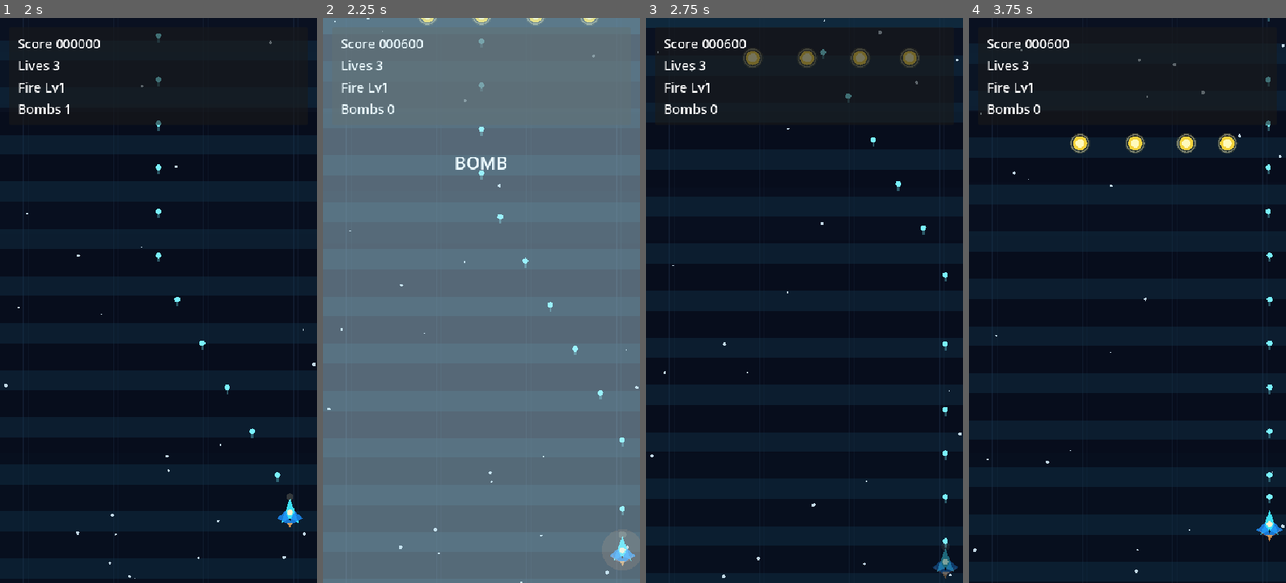
Above: before the commit, frames 1-4 (left to right).
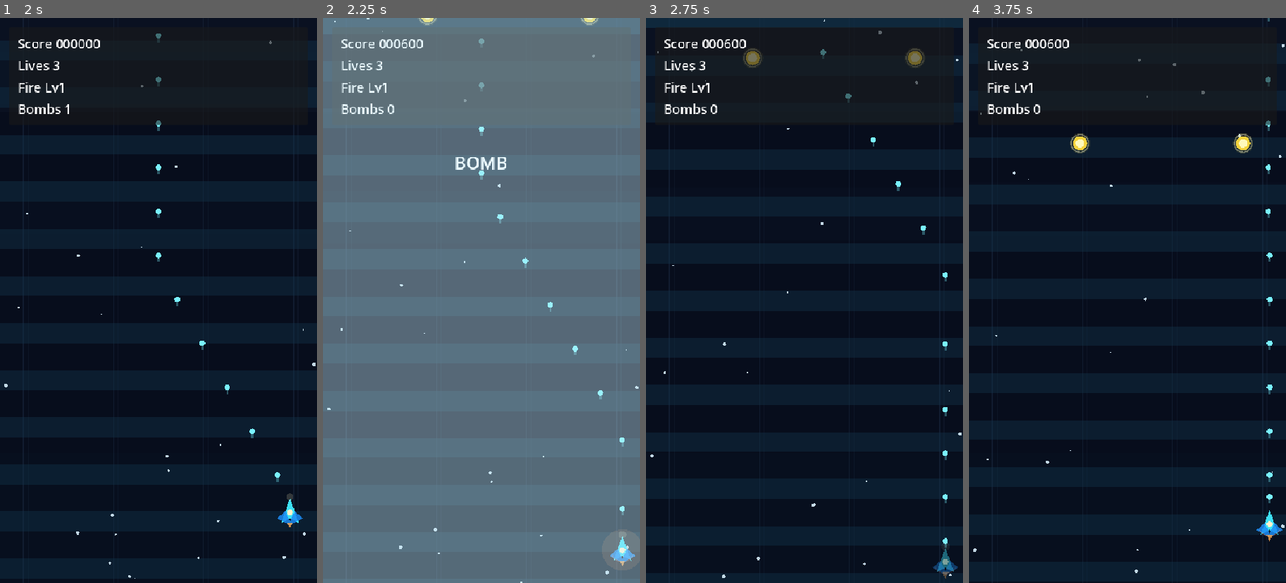
Above: after the commit, the same moments.

Repository: Drew-Z/raiden-prototype
Game: Godot game, scene res://scenes/ui/MainMenu.tscn
The game is run twice, just before and just after one commit, with the same random seed, the same clock (stepped at 60 frames per second) and the same inputs.
Inputs (mouse positions are in pixels of both pictures, inside the frame that each line leads up to):
- Up to frame 1 (2 s): click "Start Game" at 0.5 s; tap Enter (ui_accept) at 1.25, 1.52 s; move the mouse to (228, 272) at 1.27 s; hold Right (move_right) from 1.28 s (still down); tap Space (bomb) at 1.35 s; click (228, 272) at 1.42 s
- Up to frame 2 (2.25 s): move the mouse to (418, 328) at 2.02 s; release Right (move_right) at 2.03 s; hold Down (move_down) from 2.03 s (still down); tap Shift at 2.1 s; click (418, 328) at 2.17 s
- Up to frame 3 (2.75 s): keep holding Down (move_down); tap Enter (ui_accept) at 2.27 s
- Up to frame 4 (3.75 s): move the mouse to (1159, 176) at 2.77 s; release Down (move_down) at 2.78 s; hold Right (move_right) 2.78-3.53 s; tap X at 2.85 s; click (1159, 176) at 2.92 s; move the mouse to (1111, 413) at 3.52 s; hold Up (move_up) from 3.53 s (still down); tap P at 3.6 s; click (1111, 413) at 3.67 s

Frame 1 is identical in both runs. In frame 2, less than 0.1% of the frame differs, in the area x 47-87%, y 0-2%; in frame 3, 0.4%; in frame 4, 0.7%, in the area x 49-90%, y 20-24%.

Commit message:
feat: polish action buttons and tighten resource pacing

Diff:
--- a/scripts/game/game.gd
+++ b/scripts/game/game.gd
@@ -270,7 +270,7 @@
 	if chance <= 0.0:
 		return false
 
-	var guaranteed: bool = drop_fail_streak >= 4 or (RunState.current_run.upgrades_collected == 0 and RunState.current_run.enemies_destroyed >= 3)
+	var guaranteed: bool = drop_fail_streak >= 6 or (RunState.current_run.upgrades_collected == 0 and RunState.current_run.enemies_destroyed >= 5)
 	if guaranteed or randf() <= chance:
 		drop_fail_streak = 0
 		return true
--- a/scripts/game/game_stage2.gd
+++ b/scripts/game/game_stage2.gd
@@ -748,7 +748,7 @@
 	if chance <= 0.0:
 		return false
 
-	var guaranteed: bool = drop_fail_streak >= 6 or (RunState.current_run.upgrades_collected == 0 and RunState.current_run.enemies_destroyed >= 8)
+	var guaranteed: bool = drop_fail_streak >= 9 or (RunState.current_run.upgrades_collected == 0 and RunState.current_run.enemies_destroyed >= 12)
 	if guaranteed or randf() <= chance:
 		drop_fail_streak = 0
 		return true
--- a/scripts/game/sfx_controller.gd
+++ b/scripts/game/sfx_controller.gd
@@ -54,11 +54,11 @@
 func _get_cooldown(event_name: String) -> float:
 	match event_name:
 		"player_shot":
-			return 0.09
-		"enemy_hit":
-			return 0.055
-		"enemy_destroy":
-			return 0.04
+			return 0.1
+		"enemy_hit":
+			return 0.06
+		"enemy_destroy":
+			return 0.05
 		_:
 			return 0.0
 
@@ -66,11 +66,11 @@
 func _get_volume_db(event_name: String) -> float:
 	match event_name:
 		"player_shot":
-			return -12.0
-		"enemy_hit":
-			return -13.0
-		"enemy_destroy":
-			return -9.5
+			return -13.5
+		"enemy_hit":
+			return -14.0
+		"enemy_destroy":
+			return -10.5
 		"boss_hit":
 			return -6.5
 		"power_up":
@@ -90,11 +90,11 @@
 func _get_pitch_scale(event_name: String) -> float:
 	match event_name:
 		"player_shot":
-			return randf_range(0.94, 0.99)
-		"enemy_hit":
+			return randf_range(0.92, 0.97)
+		"enemy_hit":
+			return randf_range(0.9, 0.96)
+		"enemy_destroy":
 			return randf_range(0.92, 0.98)
-		"enemy_destroy":
-			return randf_range(0.94, 1.0)
 		_:
 			return 1.0
 
@@ -107,19 +107,19 @@
 	match event_name:
 		"player_shot":
 			segments = [
-				{"freq": 520.0, "duration": 0.016, "volume": 0.075, "wave": "triangle"},
-				{"freq": 390.0, "duration": 0.026, "volume": 0.045, "wave": "sine"}
-			]
-		"enemy_hit":
-			segments = [
-				{"freq": 180.0, "duration": 0.02, "volume": 0.055, "wave": "triangle"},
-				{"freq": 240.0, "duration": 0.02, "volume": 0.03, "wave": "sine"}
-			]
-		"enemy_destroy":
-			segments = [
-				{"freq": 170.0, "duration": 0.034, "volume": 0.1, "wave": "triangle"},
-				{"freq": 120.0, "duration": 0.06, "volume": 0.075, "wave": "sine"},
-				{"freq": 260.0, "duration": 0.016, "volume": 0.02, "wave": "noise"}
+				{"freq": 460.0, "duration": 0.014, "volume": 0.06, "wave": "triangle"},
+				{"freq": 320.0, "duration": 0.024, "volume": 0.032, "wave": "sine"}
+			]
+		"enemy_hit":
+			segments = [
+				{"freq": 150.0, "duration": 0.018, "volume": 0.045, "wave": "triangle"},
+				{"freq": 210.0, "duration": 0.018, "volume": 0.024, "wave": "sine"}
+			]
+		"enemy_destroy":
+			segments = [
+				{"freq": 150.0, "duration": 0.032, "volume": 0.08, "wave": "triangle"},
+				{"freq": 110.0, "duration": 0.055, "volume": 0.06, "wave": "sine"},
+				{"freq": 220.0, "duration": 0.014, "volume": 0.014, "wave": "noise"}
 			]
 		"boss_hit":
 			segments = [
--- a/scripts/ui/chapter_briefing.gd
+++ b/scripts/ui/chapter_briefing.gd
@@ -1,4 +1,6 @@
 extends Control
+
+const UiButtonStyle := preload("res://scripts/ui/ui_button_style.gd")
 
 var reveal_nodes: Array[CanvasItem] = []
 var top_bar: ColorRect
@@ -203,6 +205,7 @@
 	deploy_button.text = _t("出击", "Deploy")
 	deploy_button.custom_minimum_size = Vector2(0, 54)
 	deploy_button.size_flags_horizontal = Control.SIZE_EXPAND_FILL
+	UiButtonStyle.apply(deploy_button, Color(0.58, 0.88, 1.0), true)
 	deploy_button.pressed.connect(func() -> void:
 		RunState.start_next_chapter_stage()
 	)
@@ -212,6 +215,7 @@
 	menu_button.text = _t("主菜单", "Main Menu")
 	menu_button.custom_minimum_size = Vector2(0, 48)
 	menu_button.size_flags_horizontal = Control.SIZE_EXPAND_FILL
+	UiButtonStyle.apply(menu_button, Color(0.42, 0.56, 0.8), false)
 	menu_button.pressed.connect(func() -> void:
 		RunState.go_to_menu()
 	)
--- a/scripts/ui/chapter_ending.gd
+++ b/scripts/ui/chapter_ending.gd
@@ -1,6 +1,7 @@
 extends Control
 
 const BgmControllerScript := preload("res://scripts/game/bgm_controller.gd")
+const UiButtonStyle := preload("res://scripts/ui/ui_button_style.gd")
 
 var reveal_nodes: Array[CanvasItem] = []
 var top_bar: ColorRect
@@ -324,6 +325,7 @@
 	debrief_button.text = _t("总结", "Debrief")
 	debrief_button.custom_minimum_size = Vector2(0, 52)
 	debrief_button.size_flags_horizontal = Control.SIZE_EXPAND_FILL
+	UiButtonStyle.apply(debrief_button, accent_color, true)
 	debrief_button.pressed.connect(func() -> void:
 		RunState.show_chapter_outro()
 	)
@@ -333,6 +335,7 @@
 	retry_button.text = _t("重开章节", "Retry Chapter")
 	retry_button.custom_minimum_size = Vector2(0, 52)
 	retry_button.size_flags_horizontal = Control.SIZE_EXPAND_FILL
+	UiButtonStyle.apply(retry_button, Color(0.92, 0.62, 0.34), false)
 	retry_button.pressed.connect(func() -> void:
 		RunState.start_chapter()
 	)
--- a/scripts/ui/chapter_outro.gd
+++ b/scripts/ui/chapter_outro.gd
@@ -1,4 +1,6 @@
 extends Control
+
+const UiButtonStyle := preload("res://scripts/ui/ui_button_style.gd")
 
 var reveal_nodes: Array[CanvasItem] = []
 var top_bar: ColorRect
@@ -203,6 +205,7 @@
 	retry_button.text = _t("重开章节", "Retry Chapter")
 	retry_button.custom_minimum_size = Vector2(0, 52)
 	retry_button.size_flags_horizontal = Control.SIZE_EXPAND_FILL
+	UiButtonStyle.apply(retry_button, Color(0.92, 0.66, 0.34), false)
 	retry_button.pressed.connect(func() -> void:
 		RunState.start_chapter()
 	)
@@ -212,6 +215,7 @@
 	menu_button.text = _t("主菜单", "Main Menu")
 	menu_button.custom_minimum_size = Vector2(0, 48)
 	menu_button.size_flags_horizontal = Control.SIZE_EXPAND_FILL
+	UiButtonStyle.apply(menu_button, Color(0.48, 0.62, 0.84), true)
 	menu_button.pressed.connect(func() -> void:
 		RunState.go_to_menu()
 	)
--- a/scripts/ui/hud_v2.gd
+++ b/scripts/ui/hud_v2.gd
@@ -1,5 +1,7 @@
 extends CanvasLayer
 class_name BattleHUDV2
+
+const UiButtonStyle := preload("res://scripts/ui/ui_button_style.gd")
 
 signal resume_requested
 signal restart_requested
@@ -265,6 +267,7 @@
 	var resume_button := Button.new()
 	resume_button.text = _t("继续", "Resume")
 	resume_button.custom_minimum_size = Vector2(190.0, 46.0)
+	UiButtonStyle.apply(resume_button, Color(0.58, 0.88, 1.0), true)
 	resume_button.pressed.connect(func() -> void:
 		resume_requested.emit()
 	)
@@ -273,6 +276,7 @@
 	var restart_button := Button.new()
 	restart_button.text = _t("重开", "Restart")
 	restart_button.custom_minimum_size = Vector2(190.0, 46.0)
+	UiButtonStyle.apply(restart_button, Color(0.92, 0.64, 0.32), false)
 	restart_button.pressed.connect(func() -> void:
 		restart_requested.emit()
 	)
@@ -281,6 +285,7 @@
 	var menu_button := Button.new()
 	menu_button.text = _t("主菜单", "Main Menu")
 	menu_button.custom_minimum_size = Vector2(190.0, 44.0)
+	UiButtonStyle.apply(menu_button, Color(0.44, 0.6, 0.84), false)
 	menu_button.pressed.connect(func() -> void:
 		menu_requested.emit()
 	)
--- a/scripts/ui/main_menu_stage2.gd
+++ b/scripts/ui/main_menu_stage2.gd
@@ -1,6 +1,7 @@
 extends Control
 
 const StageCatalog := preload("res://scripts/game/stage_catalog.gd")
+const UiButtonStyle := preload("res://scripts/ui/ui_button_style.gd")
 
 
 func _ready() -> void:
@@ -67,6 +68,7 @@
 	chinese_button.text = "中文"
 	chinese_button.custom_minimum_size = Vector2(88, 40)
 	chinese_button.disabled = RunState.get_language_code() == "zh_CN"
+	UiButtonStyle.apply(chinese_button, Color(0.58, 0.78, 1.0), false)
 	chinese_button.pressed.connect(func() -> void:
 		RunState.set_language_code("zh_CN")
 		get_tree().reload_current_scene()
@@ -77,6 +79,7 @@
 	english_button.text = "English"
 	english_button.custom_minimum_size = Vector2(110, 40)
 	english_button.disabled = RunState.get_language_code() == "en"
+	UiButtonStyle.apply(english_button, Color(0.58, 0.78, 1.0), false)
 	english_button.pressed.connect(func() -> void:
 		RunState.set_language_code("en")
 		get_tree().reload_current_scene()
@@ -144,6 +147,7 @@
 	]
 	chapter_button.custom_minimum_size = Vector2(0, 96)
 	chapter_button.size_flags_horizontal = Control.SIZE_EXPAND_FILL
+	UiButtonStyle.apply(chapter_button, Color(0.96, 0.76, 0.34), true)
 	chapter_button.pressed.connect(RunState.start_chapter)
 	column.add_child(chapter_button)
 
@@ -162,6 +166,7 @@
 		]
 		button.custom_minimum_size = Vector2(0, 72)
 		button.size_flags_horizontal = Control.SIZE_EXPAND_FILL
+		UiButtonStyle.apply(button, Color(0.58, 0.88, 1.0), false)
 		button.pressed.connect(RunState.start_game.bind(stage_id))
 		stage_button_row.add_child(button)
 
--- a/scripts/ui/results_screen_stage2.gd
+++ b/scripts/ui/results_screen_stage2.gd
@@ -1,4 +1,6 @@
 extends Control
+
+const UiButtonStyle := preload("res://scripts/ui/ui_button_style.gd")
 
 var reveal_nodes: Array[CanvasItem] = []
 var scroll_container: ScrollContainer
@@ -352,6 +354,7 @@
 		next_button.text = _t("简报", "Briefing")
 		next_button.custom_minimum_size = Vector2(0, 52)
 		next_button.size_flags_horizontal = Control.SIZE_EXPAND_FILL
+		UiButtonStyle.apply(next_button, Color(0.58, 0.88, 1.0), true)
 		next_button.pressed.connect(func() -> void:
 			RunState.show_chapter_briefing()
 		)
@@ -361,6 +364,7 @@
 		debrief_button.text = _t("结尾", "Ending")
 		debrief_button.custom_minimum_size = Vector2(0, 52)
 		debrief_button.size_flags_horizontal = Control.SIZE_EXPAND_FILL
+		UiButtonStyle.apply(debrief_button, Color(0.96, 0.76, 0.34), true)
 		debrief_button.pressed.connect(func() -> void:
 			RunState.show_chapter_ending()
 		)
@@ -370,6 +374,7 @@
 	again_button.text = _t("重开章节", "Retry Chapter") if RunState.is_chapter_complete() else _t("重开", "Retry")
 	again_button.custom_minimum_size = Vector2(0, 52)
 	again_button.size_flags_horizontal = Control.SIZE_EXPAND_FILL
+	UiButtonStyle.apply(again_button, Color(0.92, 0.64, 0.32), false)
 	again_button.pressed.connect(func() -> void:
 		if RunState.is_chapter_complete():
 			RunState.start_chapter()
@@ -382,6 +387,7 @@
 	menu_button.text = _t("主菜单", "Main Menu")
 	menu_button.custom_minimum_size = Vector2(0, 48)
 	menu_button.size_flags_horizontal = Control.SIZE_EXPAND_FILL
+	UiButtonStyle.apply(menu_button, Color(0.44, 0.6, 0.84), false)
 	menu_button.pressed.connect(func() -> void:
 		RunState.go_to_menu()
 	)
--- /dev/null
+++ b/scripts/ui/ui_button_style.gd
@@ -0,0 +1,60 @@
+extends RefCounted
+class_name UiButtonStyle
+
+
+static func apply(button: Button, accent: Color, primary: bool = false) -> void:
+	button.focus_mode = Control.FOCUS_ALL
+	button.mouse_default_cursor_shape = Control.CURSOR_POINTING_HAND
+
+	var font_normal := Color(0.98, 0.98, 1.0) if primary else Color(0.96, 0.97, 1.0)
+	var font_disabled := Color(0.68, 0.7, 0.76)
+	var border := accent.lightened(0.18)
+	var normal_fill := accent.darkened(0.12) if primary else Color(0.11, 0.13, 0.18, 0.94)
+	var hover_fill := accent.lightened(0.1) if primary else Color(
+		clampf(accent.r * 0.28 + 0.1, 0.0, 1.0),
+		clampf(accent.g * 0.28 + 0.11, 0.0, 1.0),
+		clampf(accent.b * 0.28 + 0.14, 0.0, 1.0),
+		0.98
+	)
+	var pressed_fill := accent.darkened(0.28) if primary else Color(
+		clampf(accent.r * 0.2 + 0.08, 0.0, 1.0),
+		clampf(accent.g * 0.2 + 0.09, 0.0, 1.0),
+		clampf(accent.b * 0.2 + 0.12, 0.0, 1.0),
+		0.98
+	)
+	var disabled_fill := Color(0.12, 0.13, 0.16, 0.74)
+
+	button.add_theme_stylebox_override("normal", _build_style(normal_fill, border, 1, 12))
+	button.add_theme_stylebox_override("hover", _build_style(hover_fill, border.lightened(0.12), 2, 14))
+	button.add_theme_stylebox_override("pressed", _build_style(pressed_fill, border.darkened(0.16), 2, 10))
+	button.add_theme_stylebox_override("focus", _build_style(hover_fill, accent.lightened(0.28), 2, 14))
+	button.add_theme_stylebox_override("disabled", _build_style(disabled_fill, Color(0.24, 0.26, 0.3, 0.7), 1, 8))
+
+	button.add_theme_color_override("font_color", font_normal)
+	button.add_theme_color_override("font_hover_color", Color(1.0, 1.0, 1.0))
+	button.add_theme_color_override("font_pressed_color", Color(1.0, 1.0, 1.0))
+	button.add_theme_color_override("font_focus_color", Color(1.0, 1.0, 1.0))
+	button.add_theme_color_override("font_disabled_color", font_disabled)
+	button.add_theme_constant_override("outline_size", 0)
+
+
+static func _build_style(fill: Color, border: Color, border_width: int, shadow_size: int) -> StyleBoxFlat:
+	var style := StyleBoxFlat.new()
+	style.bg_color = fill
+	style.border_color = border
+	style.border_width_left = border_width
+	style.border_width_top = border_width
+	style.border_width_right = border_width
+	style.border_width_bottom = border_width
+	style.corner_radius_top_left = 12
+	style.corner_radius_top_right = 12
+	style.corner_radius_bottom_right = 12
+	style.corner_radius_bottom_left = 12
+	style.content_margin_left = 14
+	style.content_margin_top = 12
+	style.content_margin_right = 14
+	style.content_margin_bottom = 12
+	style.shadow_color = Color(0.0, 0.0, 0.0, 0.18)
+	style.shadow_size = shadow_size
+	style.shadow_offset = Vector2(0.0, 4.0)
+	return style
Not shown, changed: docs/progress.md
